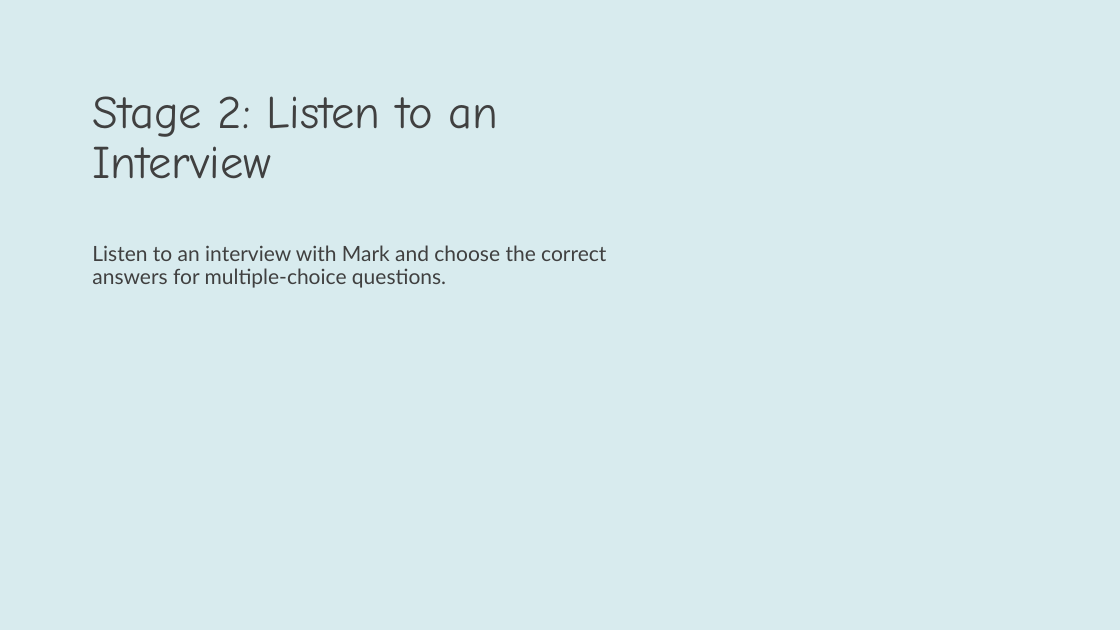
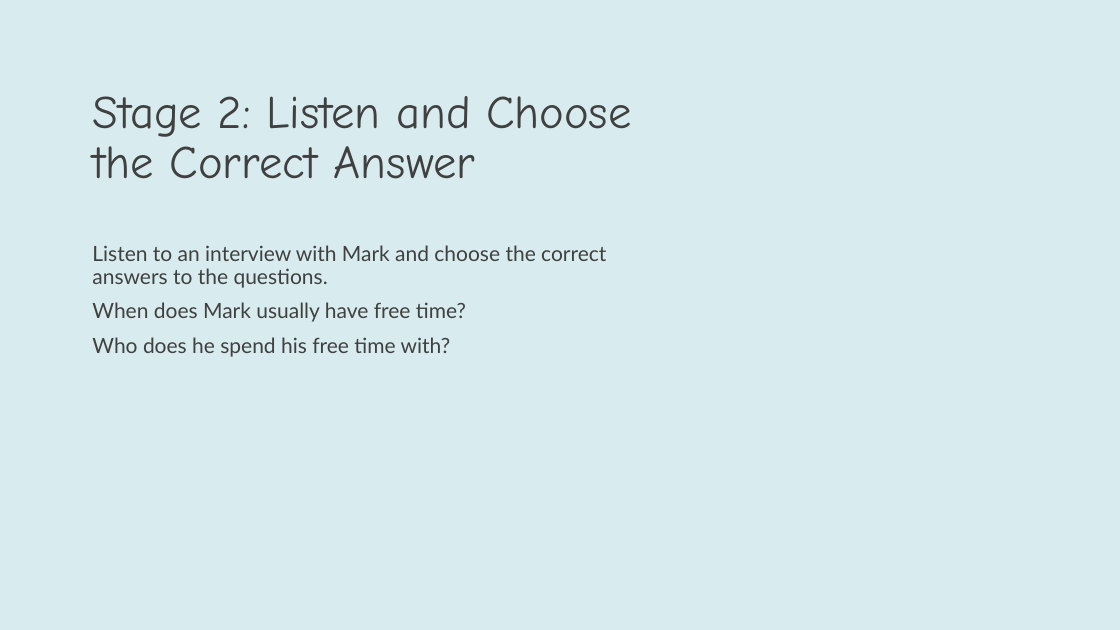
Before and after one commit to YuSh1nafk/IPR2026, a slide deck: slide 50 of back_end/outputs/Global_Success_Book_4_Presentation.pptx (slide 54 before the commit). Drawn at 1120x630 pixels with LibreOffice and Linux fonts; fonts in the diff are those of the drawing. Boxes give left, top, right and bottom in pixels: in the first picture for what was removed or moved away, otherwise in the second. Text is boxed around its words. In the diff, an @@ line names an element or a change of style, - is before the commit and + after.

```diff
--- a/back_end/outputs/Global_Success_Book_4_Presentation.pptx
+++ b/back_end/outputs/Global_Success_Book_4_Presentation.pptx
@@ title at [92,96,631,179]: text changed @@
-Stage 2: Listen to an Interview
+Stage 2: Listen and Choose the Correct Answer
@@ text at [92,245,606,357]: text changed @@
-Listen to an interview with Mark and choose the correct answers for multiple-choice questions.
+Listen to an interview with Mark and choose the correct answers to the questions.
+When does Mark usually have free time?
+Who does he spend his free time with?
```
Also in this commit, not shown: 49 other slides changed, 4 slides added, 9 slides removed, 24 other files.
